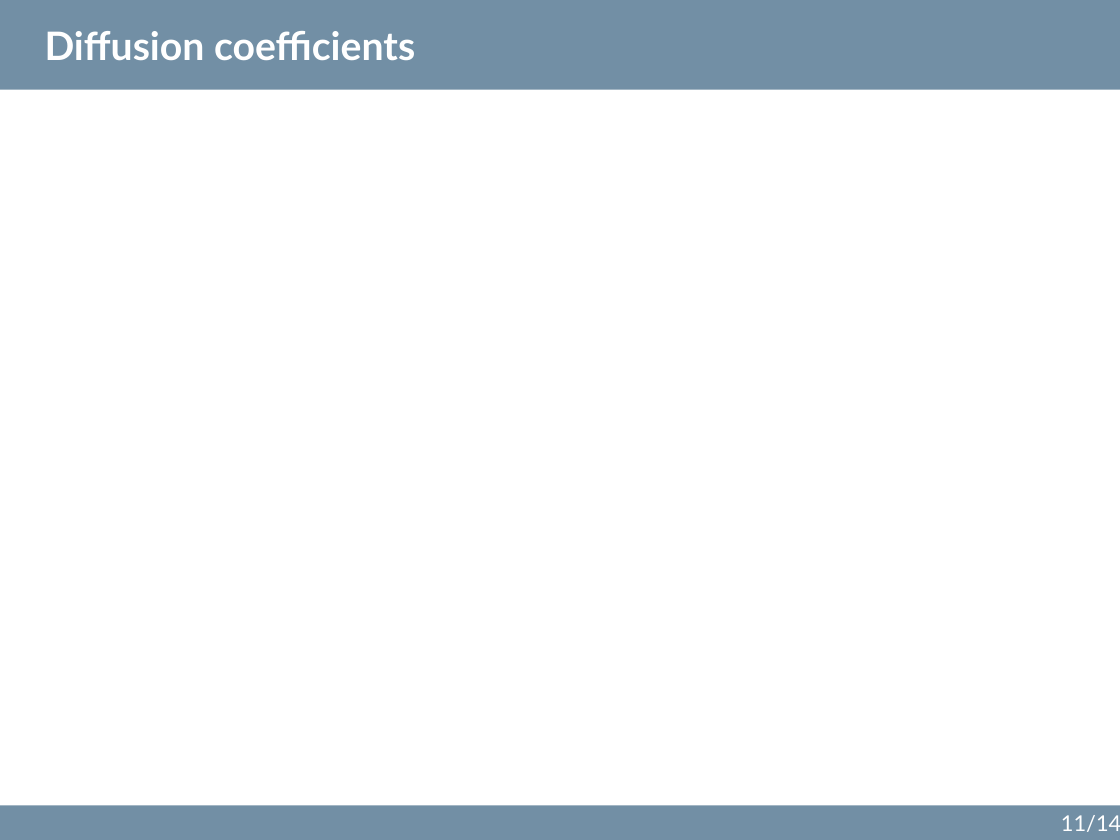
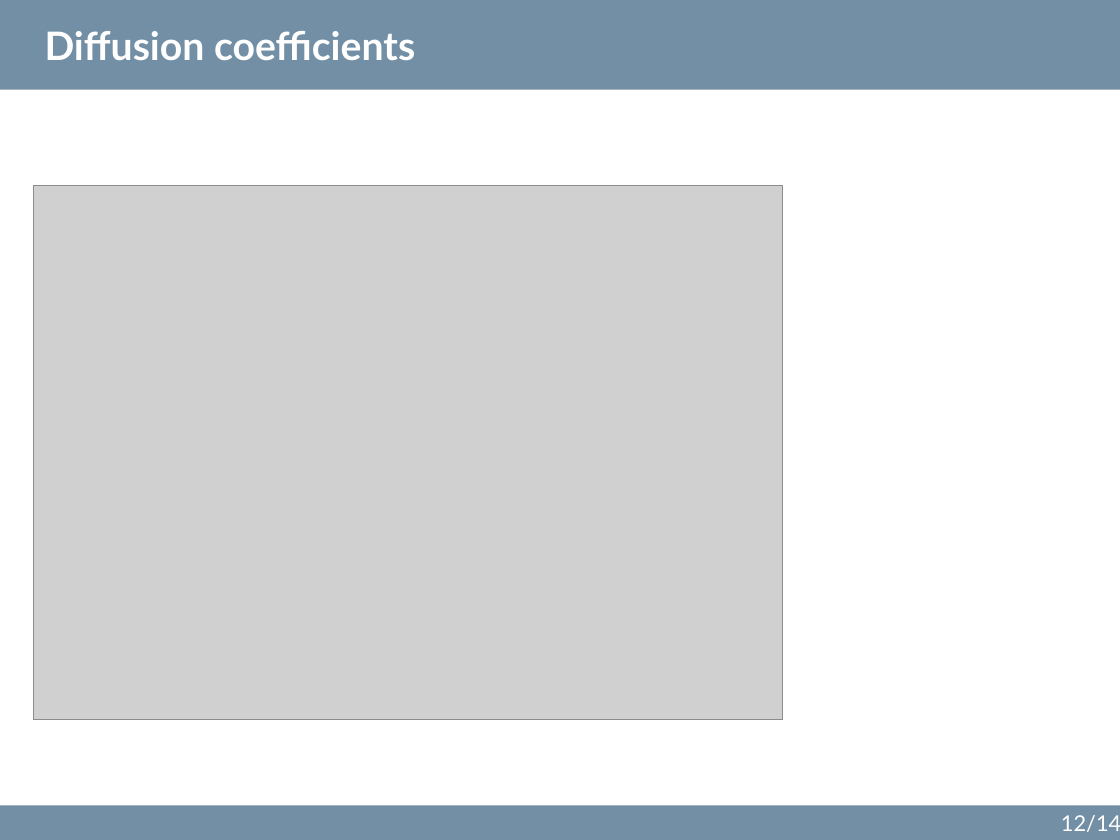
Before and after one commit to sciantix/sciantix-official, a slide deck: slide 12 of ROM updates 18 October 2024.pptx (slide 11 before the commit). Drawn at 1120x840 pixels with LibreOffice and Linux fonts; fonts in the diff are those of the drawing; grey boxes stand for pictures. Boxes give left, top, right and bottom in pixels: in the first picture for what was removed or moved away, otherwise in the second. Text is boxed around its words. In the diff, an @@ line names an element or a change of style, - is before the commit and + after.

```diff
--- a/ROM updates 18 October 2024.pptx
+++ b/ROM updates 18 October 2024.pptx
@@ picture added at <box>34,186,783,719</box> @@
@@ page number at <box>1061,815,1120,832</box>: text changed @@
-11/14
+12/14
```
Also in this commit, not shown: 7 other slides changed, 4 slides added, 3 slides removed, 8 other files.
